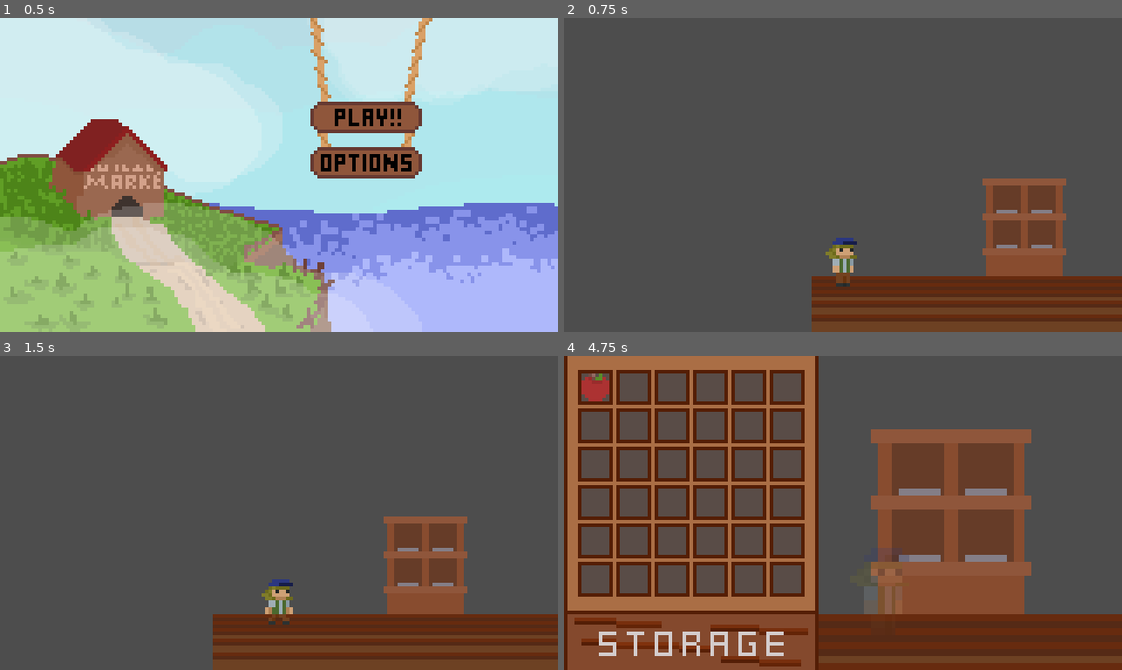
Above: before the commit, frames 1-4 (two rows, left to right).
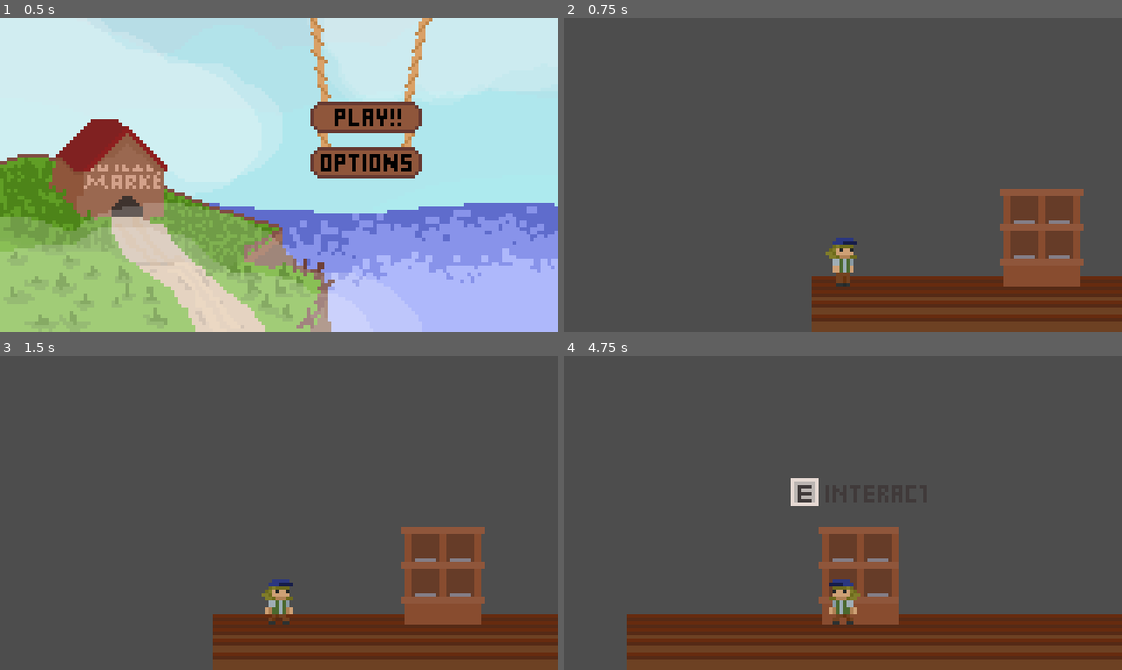
Above: after the commit, the same moments.

Repository: FreiCaneco/sigmarket
Game: Godot game, scene res://main.tscn
Two runs of this game, one before a commit and one after it. Both use one fixed random seed, a clock stepped at 60 frames per second and the inputs below. Before the commit the project starts from res://scenes/main.tscn.
Inputs (mouse positions are in pixels of both pictures, inside the frame that each line leads up to):
- Up to frame 1 (0.5 s): no input
- Up to frame 2 (0.75 s): click (932, 118) at 0.5 s
- Up to frame 3 (1.5 s): hold D (move_right) from 1.28 s (still down); tap E (interact) at 1.35 s
- Up to frame 4 (4.75 s): release D (move_right) at 2.03 s; hold A (move_left) 2.03-2.78 s; tap E (interact) every 0.75 s from 2.1 to 4.35 s; hold D (move_right) 2.78-4.28 s; hold A (move_left) from 4.28 s (still down)

Frame 1 is identical in both runs. In frame 2, 4.3% of the frame differs, in the area x 75-94%, y 51-86%; in frame 3, 4.3%; in frame 4, 46%, in the area x 0-84%, y 0-100%.

Commit message:
Itens arrastaveis nas prateleiras

Diff:
--- a/UI/drag_and_drop_icon.tscn
+++ /dev/null
@@ -1,22 +0,0 @@
-[gd_scene load_steps=2 format=3 uid="uid://bh5ivsmm0pckh"]
-
-[ext_resource type="Script" uid="uid://c5krpyt37k3fw" path="res://UI/drag_and_drop_icon.gd" id="1_6m86u"]
-
-[node name="DragAndDropIcon" type="TextureRect"]
-custom_minimum_size = Vector2(8, 8)
-anchors_preset = 8
-anchor_left = 0.5
-anchor_top = 0.5
-anchor_right = 0.5
-anchor_bottom = 0.5
-offset_left = -4.0
-offset_top = -4.0
-offset_right = 4.0
-offset_bottom = 4.0
-grow_horizontal = 2
-grow_vertical = 2
-size_flags_horizontal = 4
-size_flags_vertical = 4
-expand_mode = 1
-stretch_mode = 2
-script = ExtResource("1_6m86u")
--- a/UI/storage_popup.tscn
+++ b/UI/storage_popup.tscn
@@ -2,8 +2,8 @@
 
 [ext_resource type="Texture2D" uid="uid://7bwq0d6ktciv" path="res://assets/StoragePopUp.png" id="1_1ycag"]
 [ext_resource type="Script" uid="uid://boi4sj6q3y83u" path="res://UI/storage_popup.gd" id="1_mxshs"]
-[ext_resource type="PackedScene" uid="uid://bh5ivsmm0pckh" path="res://UI/drag_and_drop_icon.tscn" id="3_b3ulc"]
-[ext_resource type="Texture2D" uid="uid://cwhdl3us4llhr" path="res://assets/items.png" id="4_fucs8"]
+[ext_resource type="PackedScene" uid="uid://xh0c14u401rd" path="res://scenes/item.tscn" id="3_b3ulc"]
+[ext_resource type="Texture2D" uid="uid://sh5u2cgkgf0r" path="res://assets/items6x6.png" id="4_fucs8"]
 
 [sub_resource type="AtlasTexture" id="AtlasTexture_mxshs"]
 atlas = ExtResource("1_1ycag")
@@ -11,7 +11,6 @@
 
 [sub_resource type="AtlasTexture" id="AtlasTexture_b3ulc"]
 atlas = ExtResource("4_fucs8")
-region = Rect2(0, 24, 8, 8)
 
 [node name="StoragePopUp" type="Control"]
 layout_mode = 3
@@ -20,6 +19,7 @@
 anchor_bottom = 1.0
 grow_horizontal = 2
 grow_vertical = 2
+mouse_filter = 2
 script = ExtResource("1_mxshs")
 
 [node name="TextureRect" type="TextureRect" parent="."]
@@ -39,39 +39,21 @@
 theme_override_constants/v_separation = 3
 columns = 6
 
-[node name="DragAndDropIcon" parent="Storage" instance=ExtResource("3_b3ulc")]
+[node name="Item" parent="Storage" instance=ExtResource("3_b3ulc")]
 layout_mode = 2
 texture = SubResource("AtlasTexture_b3ulc")
 
-[node name="DragAndDropIcon2" parent="Storage" instance=ExtResource("3_b3ulc")]
+[node name="Item2" parent="Storage" instance=ExtResource("3_b3ulc")]
 layout_mode = 2
 
-[node name="DragAndDropIcon3" parent="Storage" instance=ExtResource("3_b3ulc")]
+[node name="Item3" parent="Storage" instance=ExtResource("3_b3ulc")]
 layout_mode = 2
 
-[node name="DragAndDropIcon4" parent="Storage" instance=ExtResource("3_b3ulc")]
+[node name="Item4" parent="Storage" instance=ExtResource("3_b3ulc")]
 layout_mode = 2
 
-[node name="DragAndDropIcon5" parent="Storage" instance=ExtResource("3_b3ulc")]
+[node name="Item5" parent="Storage" instance=ExtResource("3_b3ulc")]
 layout_mode = 2
 
-[node name="DragAndDropIcon6" parent="Storage" instance=ExtResource("3_b3ulc")]
+[node name="Item6" parent="Storage" instance=ExtResource("3_b3ulc")]
 layout_mode = 2
-
-[node name="DragAndDropIcon7" parent="Storage" instance=ExtResource("3_b3ulc")]
-layout_mode = 2
-
-[node name="DragAndDropIcon8" parent="Storage" instance=ExtResource("3_b3ulc")]
-layout_mode = 2
-
-[node name="DragAndDropIcon9" parent="Storage" instance=ExtResource("3_b3ulc")]
-layout_mode = 2
-
-[node name="DragAndDropIcon10" parent="Storage" instance=ExtResource("3_b3ulc")]
-layout_mode = 2
-
-[node name="DragAndDropIcon11" parent="Storage" instance=ExtResource("3_b3ulc")]
-layout_mode = 2
-
-[node name="DragAndDropIcon12" parent="Storage" instance=ExtResource("3_b3ulc")]
-layout_mode = 2
--- a/scenes/main.tscn
+++ b/main.tscn
@@ -1,6 +1,6 @@
 [gd_scene load_steps=3 format=3 uid="uid://berxkukq286iq"]
 
-[ext_resource type="Script" uid="uid://ho2wqtonona1" path="res://main.gd" id="1_0wfyh"]
+[ext_resource type="Script" uid="uid://ho2wqtonona1" path="res://scripts/main.gd" id="1_0wfyh"]
 [ext_resource type="PackedScene" uid="uid://cljhuqxxmd762" path="res://UI/main_menu.tscn" id="1_o5qli"]
 
 [node name="Main" type="Node2D"]
--- a/project.godot
+++ b/project.godot
@@ -18,6 +18,7 @@
 
 InteractionEvents="*res://singletons/InteractionEvents.gd"
 Global="*res://singletons/Global.gd"
+TopLayer="*res://singletons/TopLayer.tscn"
 
 [display]
 
--- /dev/null
+++ b/resources/item_resource.gd
@@ -0,0 +1,2 @@
+extends Resource
+class_name ItemResource
--- /dev/null
+++ b/resources/shelf_resource.gd
@@ -0,0 +1,20 @@
+extends Resource
+class_name shelf_resource
+
+enum shelf_types {
+	SQUARE_2X2,
+	SQUARE_3X3
+}
+
+@export var shelf_type: shelf_types = shelf_types.SQUARE_2X2
+
+# Quando for do tipo 2x2, instanciar itens para cada posição
+# Ou seja, adicioanar um control node do tipo "GridContainer", que contenha 2 colunas e sempre um
+# espaçamento de 3, tanto na vertical quando na horizontal
+#
+#
+#
+#
+#
+#
+#
--- /dev/null
+++ b/resources/shelfs/2x2_shelf.tres
@@ -0,0 +1,7 @@
+[gd_resource type="Resource" script_class="shelf_resource" load_steps=2 format=3 uid="uid://benye3t1ff5kk"]
+
+[ext_resource type="Script" uid="uid://srn3rl4f16x0" path="res://resources/shelf_resource.gd" id="1_ww0hf"]
+
+[resource]
+script = ExtResource("1_ww0hf")
+metadata/_custom_type_script = "uid://srn3rl4f16x0"
--- a/scenes/game.tscn
+++ b/scenes/game.tscn
@@ -6,6 +6,8 @@
 [ext_resource type="Texture2D" uid="uid://dpxukmm6afkbn" path="res://assets/builds.png" id="4_lbhrr"]
 [ext_resource type="PackedScene" uid="uid://dbwpbtyj2p4ef" path="res://UI/storage_popup.tscn" id="5_iywne"]
 [ext_resource type="Script" uid="uid://cpj4xid3rehgd" path="res://scripts/camera.gd" id="5_p57ef"]
+[ext_resource type="Resource" uid="uid://benye3t1ff5kk" path="res://resources/shelfs/2x2_shelf.tres" id="6_p57ef"]
+[ext_resource type="PackedScene" uid="uid://bpsq2vits1353" path="res://singletons/TopLayer.tscn" id="7_gee14"]
 
 [sub_resource type="AtlasTexture" id="AtlasTexture_lnu2h"]
 atlas = ExtResource("2_yqjtg")
@@ -14,13 +16,9 @@
 [sub_resource type="RectangleShape2D" id="RectangleShape2D_yqjtg"]
 size = Vector2(87.896996, 151.27283)
 
-[sub_resource type="AtlasTexture" id="AtlasTexture_iywne"]
+[sub_resource type="AtlasTexture" id="AtlasTexture_u5sy4"]
 atlas = ExtResource("4_lbhrr")
 region = Rect2(39, 5, 24, 28)
-
-[sub_resource type="AtlasTexture" id="AtlasTexture_p57ef"]
-atlas = ExtResource("4_lbhrr")
-region = Rect2(1, 1, 36, 32)
 
 [node name="game" type="Node2D"]
 
@@ -50,12 +48,9 @@
 shape = SubResource("RectangleShape2D_yqjtg")
 
 [node name="Shelf" parent="." instance=ExtResource("3_lnu2h")]
-position = Vector2(61, 60)
-texture = SubResource("AtlasTexture_iywne")
-
-[node name="Shelf2" parent="." instance=ExtResource("3_lnu2h")]
-position = Vector2(163, 58)
-texture = SubResource("AtlasTexture_p57ef")
+position = Vector2(66, 63)
+shelf_res = ExtResource("6_p57ef")
+texture = SubResource("AtlasTexture_u5sy4")
 
 [node name="Player" parent="." instance=ExtResource("2_lnu2h")]
 position = Vector2(9, 70)
@@ -64,7 +59,8 @@
 offset = Vector2(0, -25)
 script = ExtResource("5_p57ef")
 
-[node name="UI" type="CanvasLayer" parent="."]
+[node name="TopLayer" parent="." instance=ExtResource("7_gee14")]
+layer = 3
 
-[node name="StoragePopUp" parent="UI" instance=ExtResource("5_iywne")]
+[node name="StoragePopUp" parent="TopLayer" instance=ExtResource("5_iywne")]
 visible = false
--- /dev/null
+++ b/scenes/item.tscn
@@ -0,0 +1,20 @@
+[gd_scene load_steps=2 format=3 uid="uid://xh0c14u401rd"]
+
+[ext_resource type="Script" uid="uid://c5krpyt37k3fw" path="res://scripts/item.gd" id="1_4gq7n"]
+
+[node name="Item" type="TextureRect"]
+custom_minimum_size = Vector2(8, 8)
+anchors_preset = 8
+anchor_left = 0.5
+anchor_top = 0.5
+anchor_right = 0.5
+anchor_bottom = 0.5
+offset_left = -4.0
+offset_top = -4.0
+offset_right = 4.0
+offset_bottom = 4.0
+grow_horizontal = 2
+grow_vertical = 2
+expand_mode = 1
+stretch_mode = 3
+script = ExtResource("1_4gq7n")
--- a/UI/drag_and_drop_icon.gd
+++ b/scripts/item.gd
@@ -11,7 +11,6 @@
 	var preview = Control.new()
 	preview.add_child(preview_texture)
 	preview_texture.position = -0.5 * preview_texture.size
-
 	set_drag_preview(preview)
 	texture = null
 
--- a/scripts/shelf.gd
+++ b/scripts/shelf.gd
@@ -4,19 +4,38 @@
 @onready var sprite_2d: Sprite2D = $Sprite2D
 @onready var camera_position: Marker2D = $CameraPosition
 
+@export var shelf_res: shelf_resource
 @export var texture: AtlasTexture:
 	set(value):
 		texture = value
 		if sprite_2d:
 			sprite_2d.texture = texture
 
-var texture_size: Vector2
-
 func _ready() -> void:
 	if texture:
 		sprite_2d.texture = texture
 
-	texture_size = texture.region.size
+	add_slots_based_on_type()
 
 func _on_player_interacted() -> void:
 	InteractionEvents.shelf_interacted.emit(self)
+
+
+func add_slots_based_on_type() -> void:
+	var numOfSlots: int
+	var grid := GridContainer.new()
+	grid.add_theme_constant_override("h_separation",2)
+	grid.add_theme_constant_override("v_separation",2)
+	grid.mouse_filter = Control.MOUSE_FILTER_PASS
+
+	match shelf_res.shelf_type:
+		shelf_resource.shelf_types.SQUARE_2X2:
+			grid.columns = 2
+			grid.size = Vector2(18,18)
+			grid.position = Vector2(-9,-12)
+			numOfSlots = 4
+			add_child(grid)
+			for i in range(numOfSlots):
+				var item = load("res://scenes/item.tscn")
+				item = item.instantiate()
+				grid.add_child(item)
--- /dev/null
+++ b/singletons/TopLayer.tscn
@@ -0,0 +1,3 @@
+[gd_scene format=3 uid="uid://bpsq2vits1353"]
+
+[node name="TopLayer" type="CanvasLayer"]
--- /dev/null
+++ b/teste.tscn
@@ -0,0 +1,16 @@
+[gd_scene load_steps=5 format=3 uid="uid://dswbs8iho1bs"]
+
+[ext_resource type="PackedScene" uid="uid://cgktrmvr81lli" path="res://scenes/shelf.tscn" id="1_o02vu"]
+[ext_resource type="Resource" uid="uid://benye3t1ff5kk" path="res://resources/shelfs/2x2_shelf.tres" id="2_3iyrq"]
+[ext_resource type="Texture2D" uid="uid://dpxukmm6afkbn" path="res://assets/builds.png" id="2_7w86a"]
+
+[sub_resource type="AtlasTexture" id="AtlasTexture_7w86a"]
+atlas = ExtResource("2_7w86a")
+region = Rect2(39, 5, 24, 28)
+
+[node name="Teste" type="Node2D"]
+
+[node name="Shelf" parent="." instance=ExtResource("1_o02vu")]
+position = Vector2(123, 47)
+shelf_res = ExtResource("2_3iyrq")
+texture = SubResource("AtlasTexture_7w86a")
Binary file added: assets/items6x6.png
Not shown, added: assets/items6x6.png.import
Not shown, added: resources/item_resource.gd.uid
Not shown, added: resources/shelf_resource.gd.uid
Not shown: 1 places in scenes/game.tscn that only renumber resources
Renamed: UI/drag_and_drop_icon.gd.uid -> scripts/item.gd.uid
Renamed: main.gd -> scripts/main.gd
Renamed: main.gd.uid -> scripts/main.gd.uid
